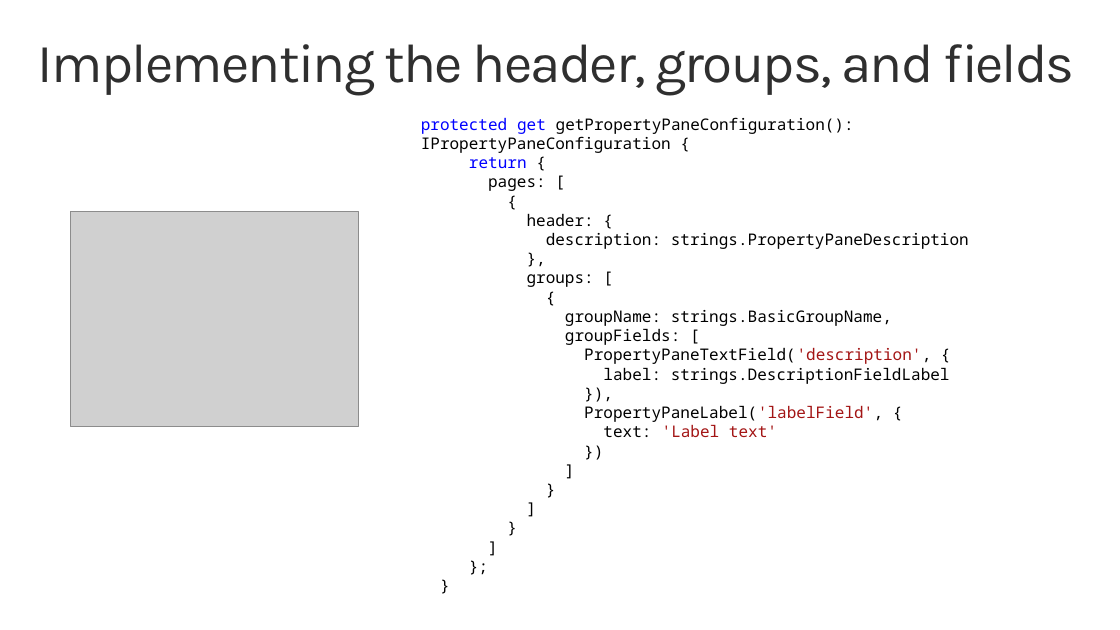
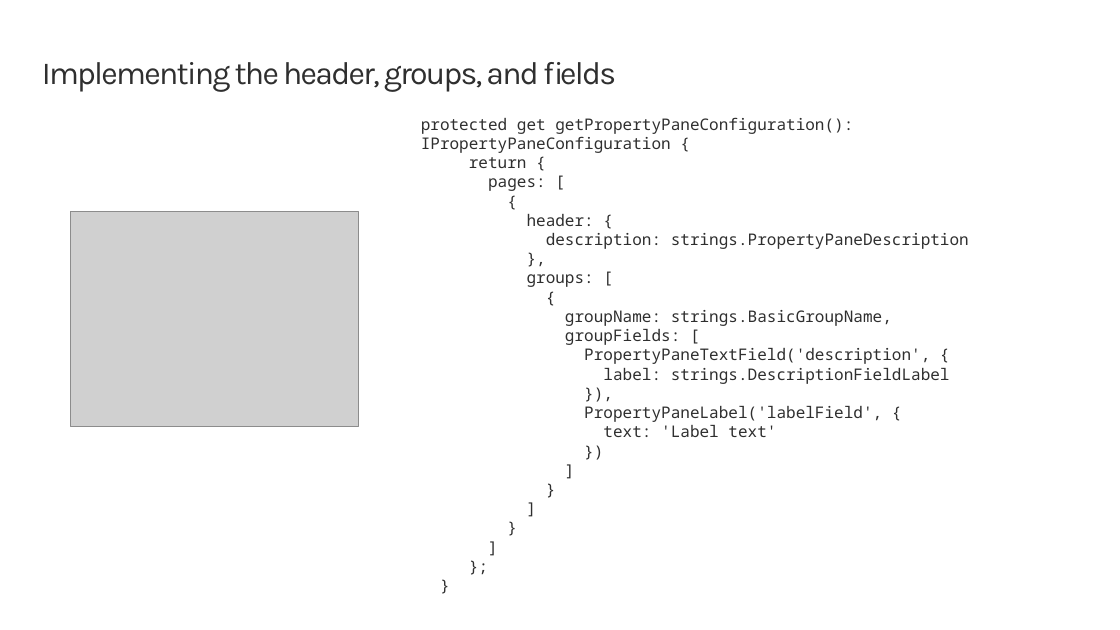
Before and after one commit to SharePoint/sp-dev-training-spfx-webpart-proppane, a slide deck: slide 4 of 01 intro.pptx. Drawn at 1120x630 pixels with LibreOffice and Linux fonts; fonts in the diff are those of the drawing; grey boxes stand for pictures; background and template pictures are left out. Boxes give left, top, right and bottom in pixels: in the first picture for what was removed or moved away, otherwise in the second. Text is boxed around its words. In the diff, an @@ line names an element or a change of style, - is before the commit and + after.

```diff
--- a/01 intro.pptx
+++ b/01 intro.pptx
@@ title "Implementing the header, groups, and ..." moved from (x1=38, y1=44, x2=1075, y2=96) to (x1=42, y1=62, x2=616, y2=92) @@
@@ title "Implementing the header, groups, and ..." at (x1=42, y1=62, x2=616, y2=92): size 48 to 28 pt @@
@@ text "protected get getPropertyPaneConfiguration(): IPropertyPaneC ..." at (x1=421, y1=117, x2=969, y2=437): text colour #0000FF to #2F2F2F in "protected get", "return"; text colour #000000 to #2F2F2F in "getPropertyPaneConfiguration(): IPropertyPaneConfiguration {", "{", "pages: [", "{" and 20 more places; text colour #A31515 to #2F2F2F in "PropertyPaneTextField('description',", "PropertyPaneLabel('labelField',", "'Label text'" @@
```
Also in this commit, not shown: 7 other slides changed, 2 other files.
